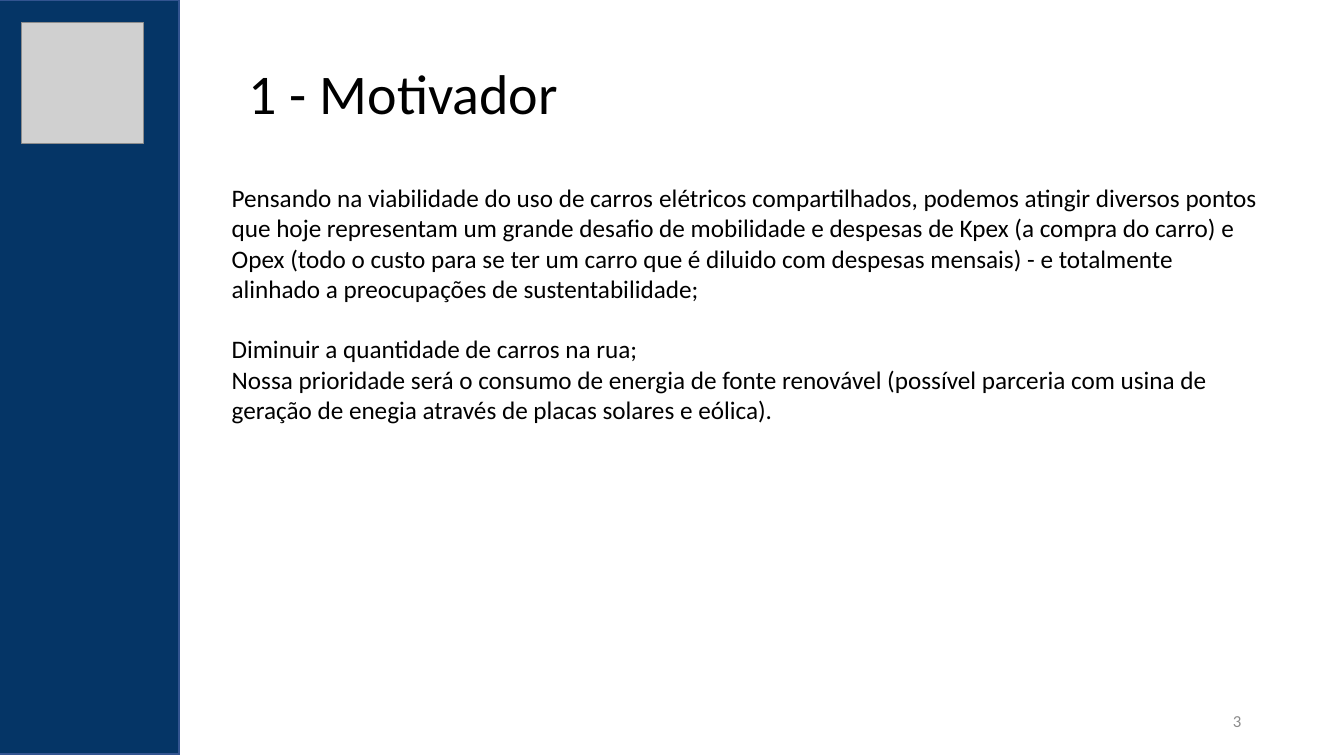
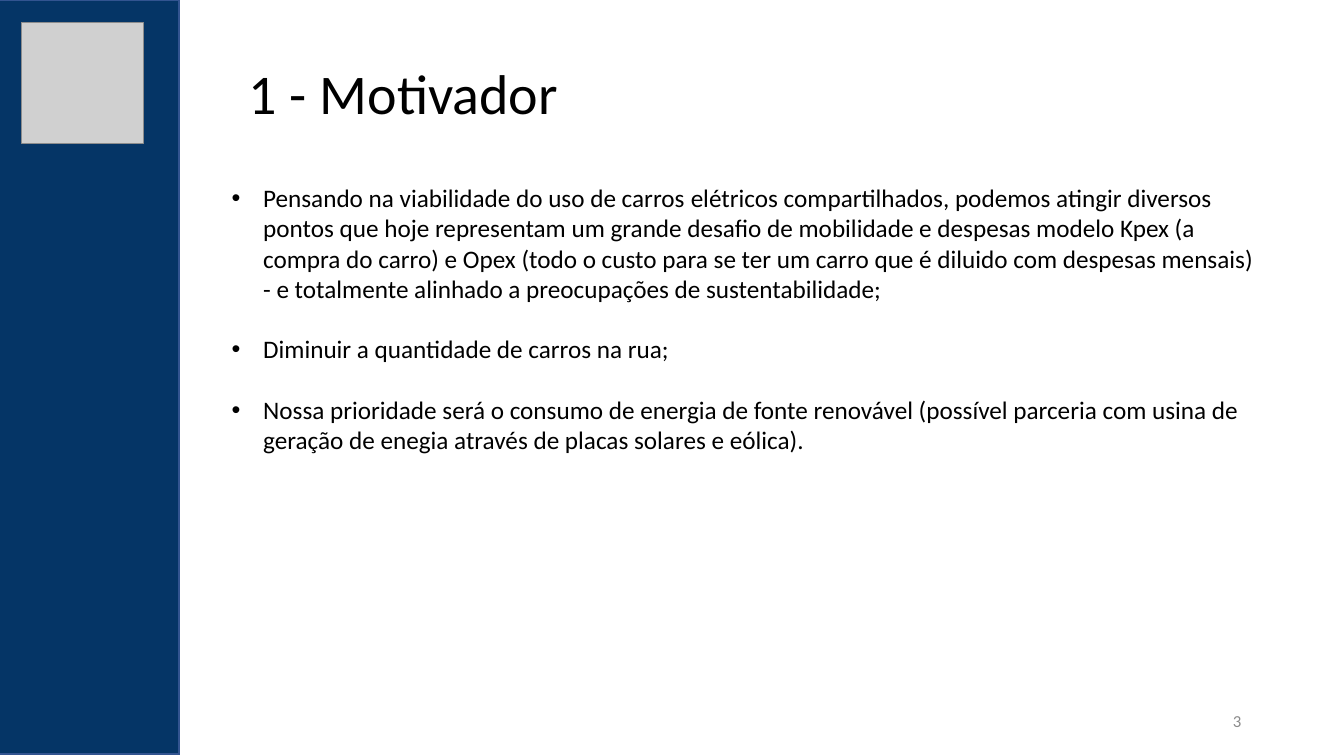
Before and after one commit to felipementel/c4-model-builder, a slide deck: slide 3 of ppt/PGPARQ01C1-2N-P1 - Arquitetura de Software.pptx. Drawn at 1344x756 pixels with LibreOffice and Linux fonts; fonts in the diff are those of the drawing; grey boxes stand for pictures. Boxes give left, top, right and bottom in pixels: in the first picture for what was removed or moved away, otherwise in the second. Text is boxed around its words. In the diff, an @@ line names an element or a change of style, - is before the commit and + after.

```diff
--- a/ppt/PGPARQ01C1-2N-P1 - Arquitetura de Software.pptx
+++ b/ppt/PGPARQ01C1-2N-P1 - Arquitetura de Software.pptx
@@ text at <box>263,189,1253,303</box>: text changed @@
-Pensando na viabilidade do uso de carros elétricos compartilhados, podemos atingir diversos pontos que hoje representam um grande desafio de mobilidade e despesas de Kpex (a compra do carro) e Opex (todo o custo para se ter um carro que é diluido com despesas mensais) - e totalmente alinhado a preocupações de sustentabilidade;
+• Pensando na viabilidade do uso de carros elétricos compartilhados, podemos atingir diversos pontos que hoje representam um grande desafio de mobilidade e despesas modelo Kpex (a compra do carro) e Opex (todo o custo para se ter um carro que é diluido com despesas mensais) - e totalmente alinhado a preocupações de sustentabilidade;
@@ text at <box>263,340,1238,454</box>: bullet none to • @@
```
Also in this commit, not shown: 6 other slides changed, 1 slide added, 15 other files.
